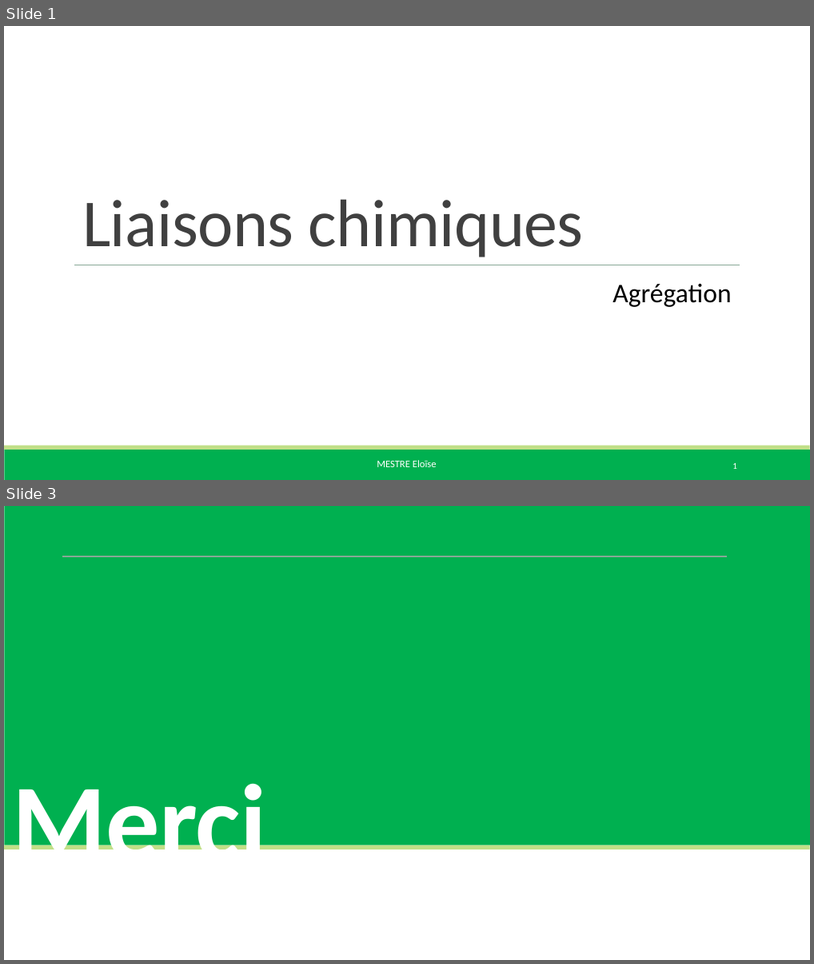
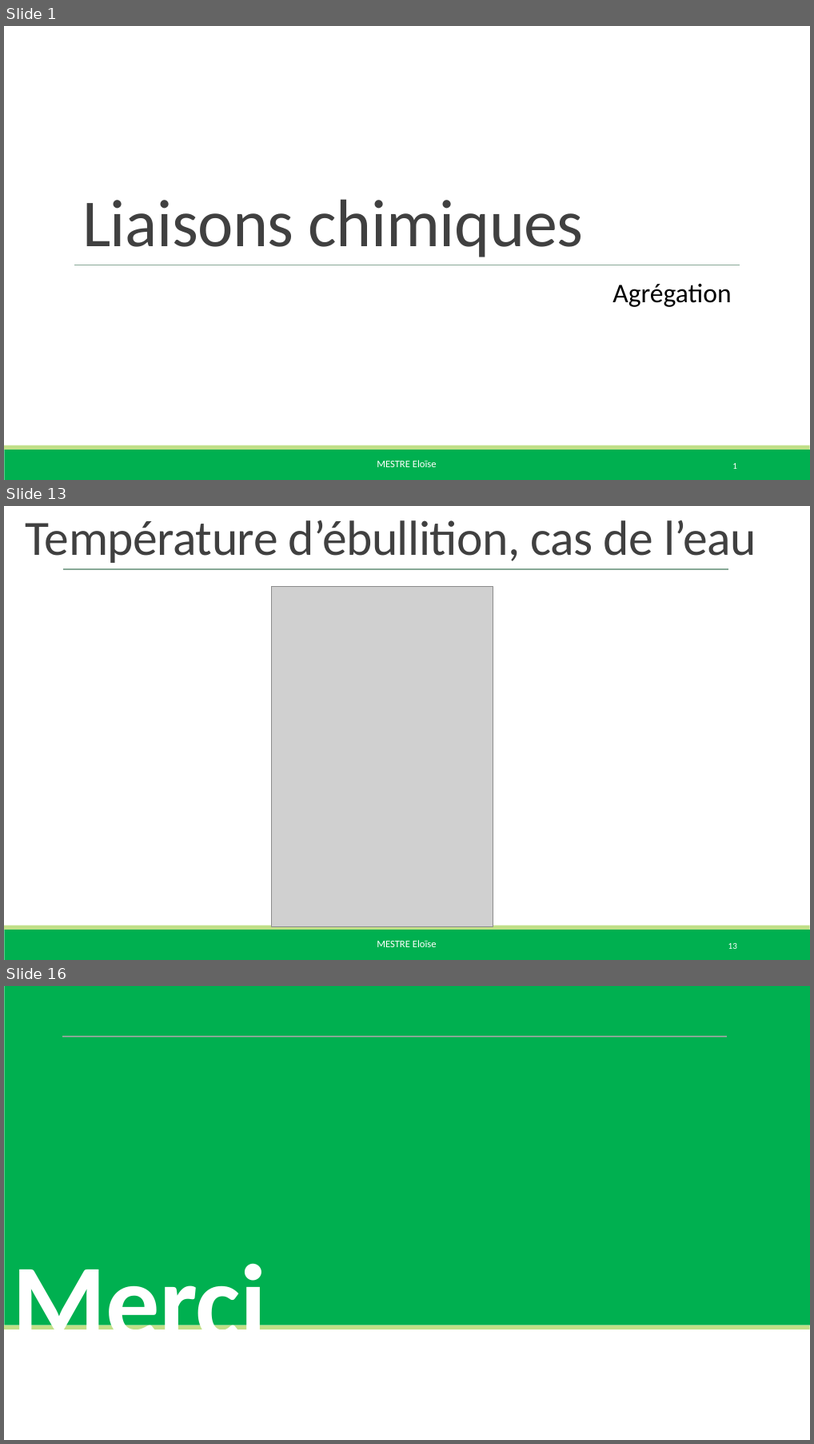
Before and after one commit to eloisemestre/Oraux_agreg, a slide deck: LC/LC 14 Liaisons chimique (lycée)/LC 14 diapo.pptx. Shown one above the other, each under a label of ours: slides 1 and 3 before the commit, slides 1, 13 and 16 after it; the slides between them are not shown. The pictures are 814x964 and 814x1444 pixels, drawn with LibreOffice and Linux fonts; fonts in the diff are those of the drawing; grey boxes stand for pictures. Boxes give left, top, right and bottom in pixels: in the first picture for what was removed or moved away, otherwise in the second. Text is boxed around its words. In the diff, an @@ line names an element or a change of style, - is before the commit and + after.

```diff
--- a/LC/LC 14 Liaisons chimique (lycée)/LC 14 diapo.pptx
+++ b/LC/LC 14 Liaisons chimique (lycée)/LC 14 diapo.pptx
@@ slide 13 added at bbox=[4, 506, 810, 960], background #FFFFFF; not listed: 3 template elements that a slide beside it also shows @@
@@ title added at bbox=[26, 520, 757, 563], 44 pt, text #404040 @@
+Température d’ébullition, cas de l’eau
@@ line added from (64, 569) to (729, 569), #87A896 1 pt @@
@@ picture added at bbox=[271, 587, 493, 927] @@
@@ page number added at bbox=[729, 943, 738, 948], 7.9 pt, text #FFFFFF @@
+13
@@ what was slide 3 is now slide 16 @@
```
Also in this commit, not shown: 13 other slides added, 1 slide removed, 14 other files.
